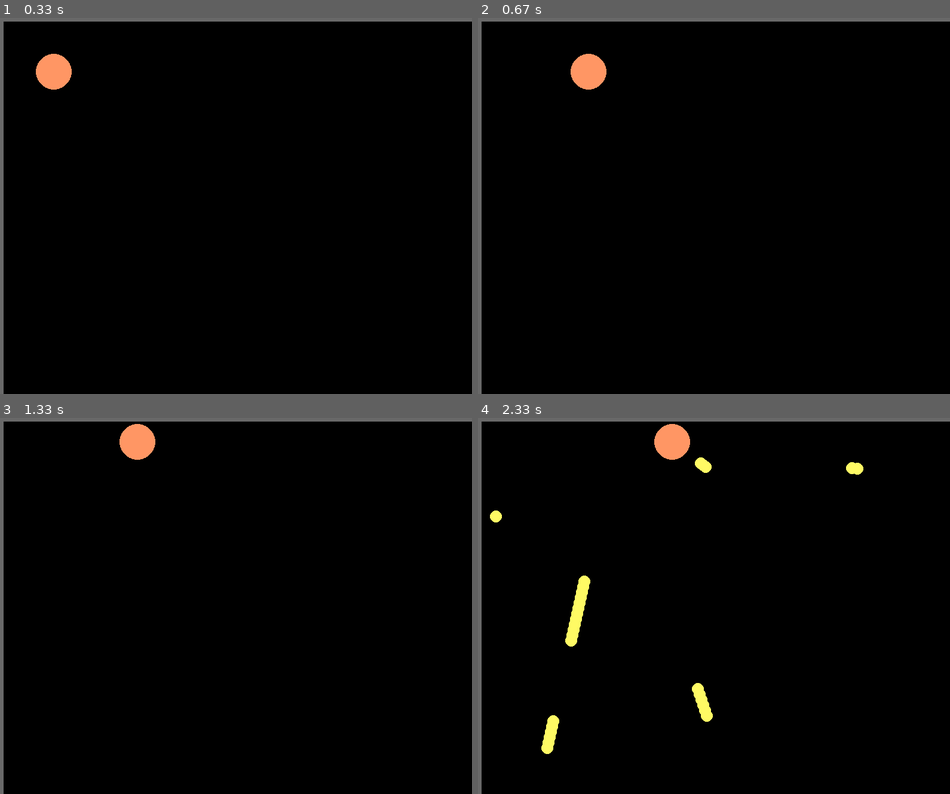
Above: before the commit, frames 1-4 (two rows, left to right).
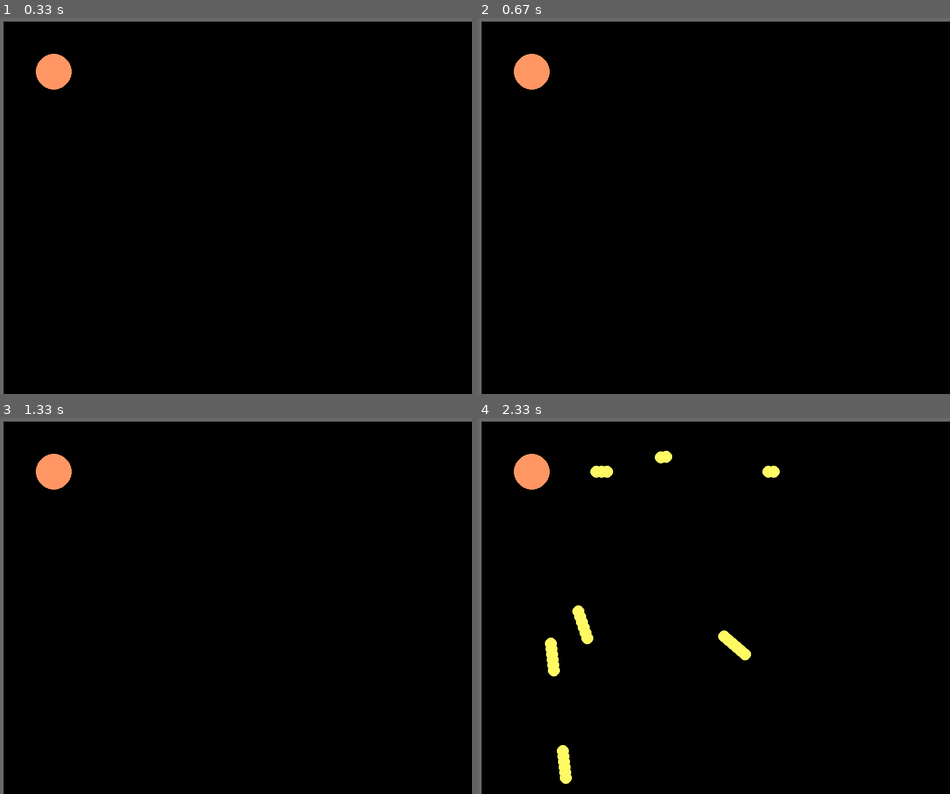
Above: after the commit, the same moments.

Repository: dm1trypon/pygameproject
Game: pygame game, started from main.py
The game is run twice, just before and just after one commit, with the same random seed, the same clock (stepped at 60 frames per second) and the same inputs.
Inputs (mouse positions are in pixels of both pictures, inside the frame that each line leads up to):
- Up to frame 1 (0.33 s): no input
- Up to frame 2 (0.67 s): hold D from 0.33 s (still down)
- Up to frame 3 (1.33 s): release D at 0.8 s; hold W 0.83-1.3 s
- Up to frame 4 (2.33 s): press the mouse at (562, 692) at 1.37 s; move the mouse to (671, 579) at 1.47 s; release the mouse at (780, 470) at 1.6 s; press the mouse at (562, 692) at 1.7 s; move the mouse to (572, 575) at 1.8 s; release the mouse at (586, 463) at 1.93 s; hold D from 2 s (still down); click (723, 474) at 2.08 s

Frame 1 is identical in both runs. In frame 2, 1.1% of the frame differs, in the area x 7-28%, y 9-20%; in frame 3, 1.1%; in frame 4, 3.4%, in the area x 2-82%, y 1-98%.

Commit message:
Not working. For test.

Diff:
--- /dev/null
+++ b/border.py
@@ -0,0 +1,13 @@
+import pygame
+
+from const import *
+
+class Border:
+    def __init__(self, position_x, position_y):
+        self.position_x = position_x
+        self.position_y = position_y
+        self.speed = PLAYER_SPEED
+
+    def move(self, key_event):
+        self.position_x -= self.speed
+        self.position_y -= self.speed
--- /dev/null
+++ b/camera.py
@@ -0,0 +1,16 @@
+import pygame
+
+from pygame import *
+from objects import Objects
+from bullet import Bullet
+
+class Camera:
+    def __init__(self, position_x, position_y, nick_name):
+        self.position_x = position_x
+        self.position_y = position_y
+        self.objects = Objects(nick_name)
+
+    def move(self, key_event):
+        pf = self.objects.get_pf_list()
+        enemy_players = self.objects.get_enemy_players()
+        bullets = self.objects.get_bullets()
--- a/key_events.py
+++ b/key_events.py
@@ -4,37 +4,37 @@
 from const import *
 
 class Keys:
-    def key_events(self, player):
+    def key_events(self, obj):
         press = False
         keys = pygame.key.get_pressed()
         if keys[pygame.K_s] and keys[pygame.K_d] and not press:
-            player.move(DOWN_RIGHT)
+            obj.move(DOWN_RIGHT)
             press = True
 
         if keys[pygame.K_s] and keys[pygame.K_a] and not press:
-            player.move(DOWN_LEFT)
+            obj.move(DOWN_LEFT)
             press = True
 
         if keys[pygame.K_w] and keys[pygame.K_d] and not press:
-            player.move(UP_RIGHT)
+            obj.move(UP_RIGHT)
             press = True
 
         if keys[pygame.K_w] and keys[pygame.K_a] and not press:
-            player.move(UP_LEFT)
+            obj.move(UP_LEFT)
             press = True
 
         if keys[pygame.K_a] and not press :
-            player.move(LEFT)
+            obj.move(LEFT)
             press = True
 
         if keys[pygame.K_d] and not press:
-            player.move(RIGHT)
+            obj.move(RIGHT)
             press = True
 
         if keys[pygame.K_w] and not press:
-            player.move(UP)
+            obj.move(UP)
             press = True
 
         if keys[pygame.K_s] and not press:
-            player.move(DOWN)
+            obj.move(DOWN)
             press = True
--- a/level.py
+++ b/level.py
@@ -2,11 +2,13 @@
 
 from const import *
 from pygame import *
+from objects import Objects
 
 class Level:
     def __init__(self, width, height):
         self.width_level = width
         self.height_level = height
+        self.objects = Objects()
 
     def generate_level(self):
         level = []
@@ -49,6 +51,7 @@
             for col in row:
                 if col == BLOCK:
                     pf = Surface((PLATFORM_WIDTH, PLATFORM_HEIGHT))
+                    self.objects.set_add_pf(pf)
                     pf.fill(Color(PLATFORM_COLOR))
                     screen.blit(pf, (x, y))
 
--- a/main.py
+++ b/main.py
@@ -11,6 +11,7 @@
 from player import Player
 from bullet import Bullet
 from objects import Objects
+from camera import Camera
 
 clock = pygame.time.Clock()
 
@@ -23,6 +24,7 @@
         self.keys = Keys()
         self.objects = Objects(self.nick_name)
         self.level = Level(LEVEL_WIDTH, LEVEL_HEIGHT)
+        self.camera = Camera(100, 100, self.nick_name)
 
     def add_bullet(self, mouse_click):
         return Bullet(self.player.get(POS_X),
@@ -45,7 +47,8 @@
             if e.type == pygame.QUIT:
                 return
 
-            self.keys.key_events(self.player)
+            # self.keys.key_events(self.player)
+            self.keys.key_events(self.camera)
             pygame.display.update()
             self.screen.blit(self.bg, (0, 0))
             self.level.draw_map(self.screen)
--- a/objects.py
+++ b/objects.py
@@ -14,7 +14,15 @@
 class Objects:
     def __init__(self, name):
         self.bullets = []
+        self.pf_list = []
+        self.enemy_players = []
         self.nick_name = name
+
+    def get_pf_list(self):
+        return self.pf_list
+
+    def get_enemy_players(self):
+        return self.enemy_players
 
     def get_bullets(self):
         return self.bullets
@@ -22,8 +30,14 @@
     def get_id(self):
         return self.nick_name + str(random.randint(RAND_FROM, RAND_TO))
 
+    def set_add_enemy_players(self, enemy_player):
+        self.enemy_players.append(enemy_player)
+
     def set_add(self, bullet):
         self.bullets.append(bullet)
+
+    def set_add_pf(self, pf):
+        self.pf_list.append(pf)
 
     def set_del(self, bullet_id):
         for item in self.bullets:
